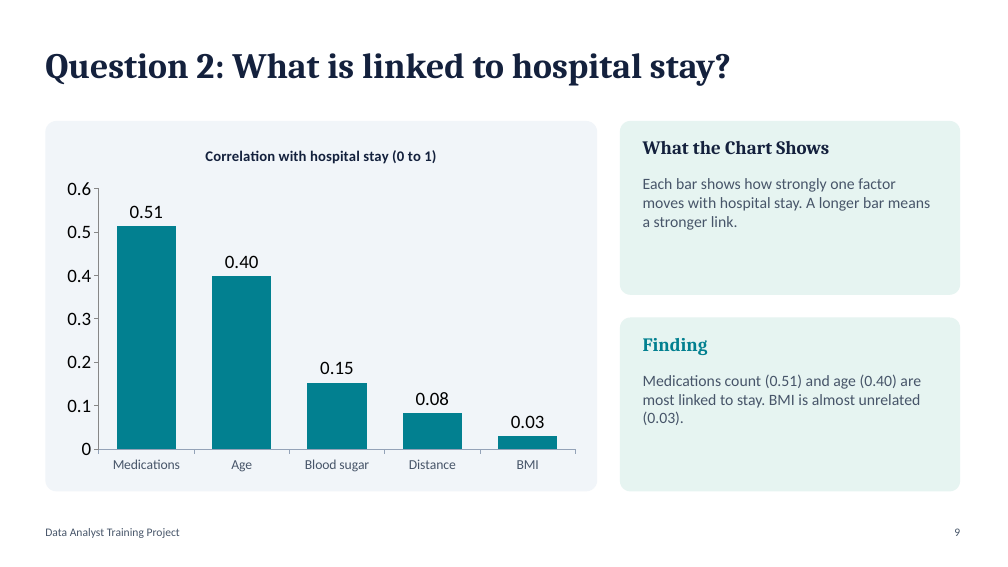
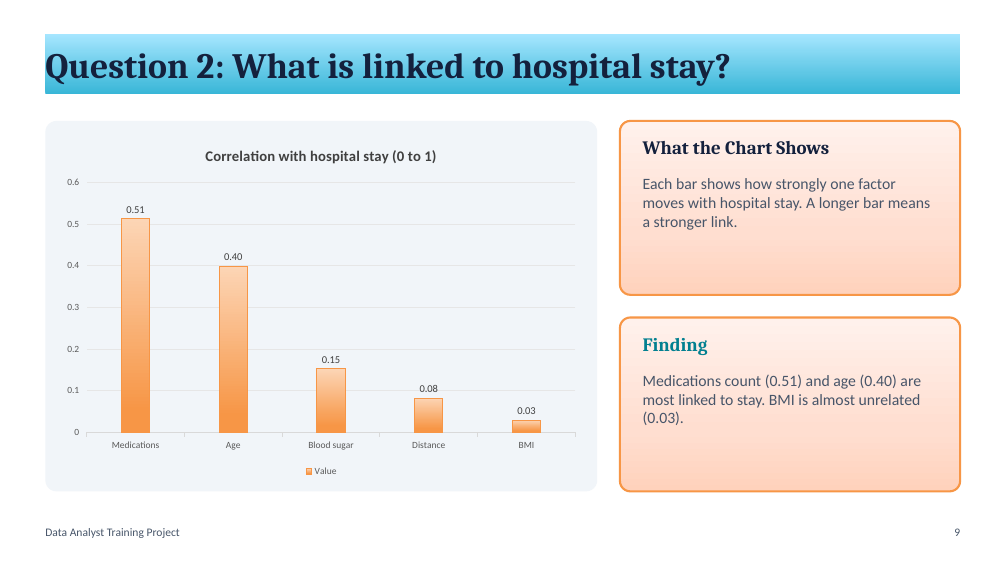
Before and after one commit to sakshiship-it/DATA-ANALYTICS-PROJECT, a slide deck: slide 9 of documents/Healthcare_Project_Presentation.pptx. Drawn at 1008x567 pixels with LibreOffice and Linux fonts; fonts in the diff are those of the drawing. Boxes give left, top, right and bottom in pixels: in the first picture for what was removed or moved away, otherwise in the second. Text is boxed around its words. In the diff, an @@ line names an element or a change of style, - is before the commit and + after.

```diff
--- a/documents/Healthcare_Project_Presentation.pptx
+++ b/documents/Healthcare_Project_Presentation.pptx
@@ rectangle "Question 2: What is linked ...": place and size @@
-rectangle "Question 2: What is linked ..." at bbox=[45, 53, 731, 86]
+rectangle "Question 2: What is linked ..." at bbox=[45, 34, 960, 95]
@@ rectangle "Question 2: What is linked ..." at bbox=[45, 34, 960, 95]: fill none to gradient #39B7D8 to #A7E6FF @@
@@ column chart at bbox=[57, 132, 586, 480] @@
-Series 1: 0.51, 0.4, 0.15, 0.08, 0.03
+Value: 0.51, 0.4, 0.15, 0.08, 0.03
@@ colour of Value #028090 to gradient #FCD5B5 to #F79646 @@
@@ data labels of Value changed @@
@@ legend changed @@
@@ category axis changed @@
@@ value axis changed @@
@@ bar spacing changed @@
@@ lettering changed @@
@@ rounded rectangle at bbox=[620, 121, 960, 295]: fill #E6F4F1 to gradient #FFD2BD to #FFDED0 to #FFF2ED; outline none to #F79646 2 pt @@
@@ rounded rectangle at bbox=[620, 318, 960, 492]: fill #E6F4F1 to gradient #FFD2BD to #FFDED0 to #FFF2ED; outline none to #F79646 2 pt @@
```
Also in this commit, not shown: 14 other slides changed, 1 other file.
